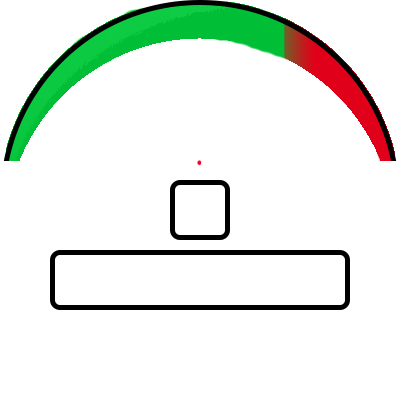
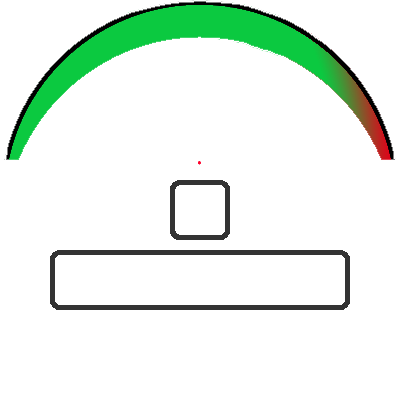
Revision of a layered 400×400 image; what changed, layer by layer:
painted on "Retângulo Arredondado 2" over 4, 0, 396, 310
removed layer "Retângulo Arredondado 1" over 50, 250, 350, 310
removed layer "Elipse 1" over 3, 0, 397, 268
removed layer "Camada 1" over 6, 0, 395, 166
hid "Camada 0", opacity 100% → 25%, painted on it over 3, 27, 397, 310
